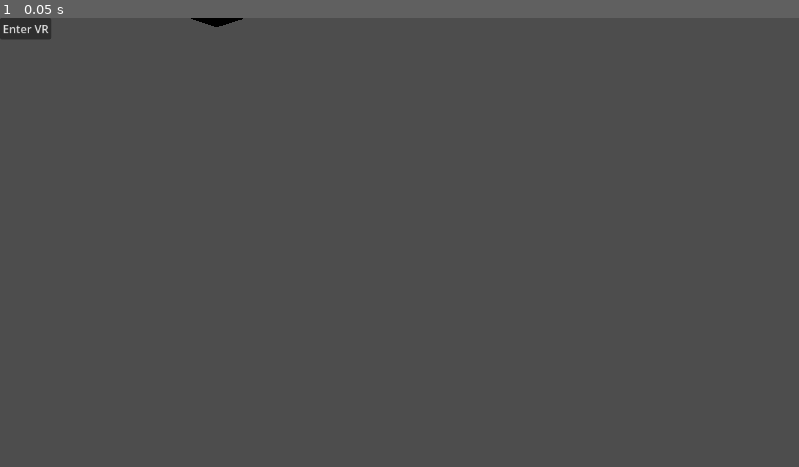
Above: before the commit, frame 1.
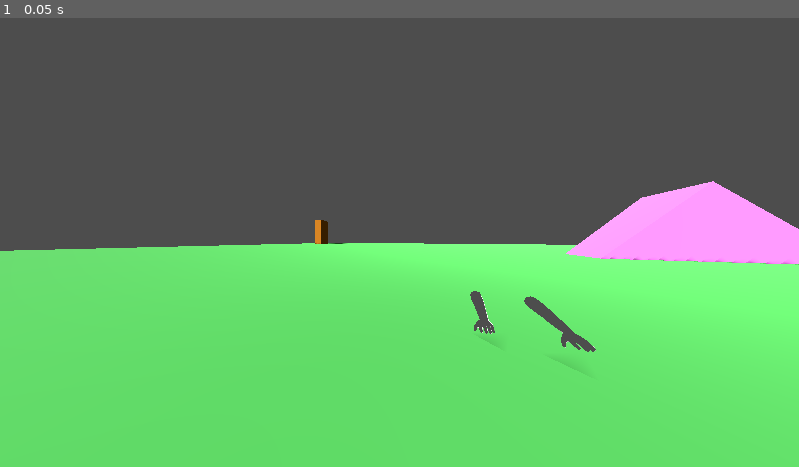
Above: after the commit, the same moment.

Repository: Michal1004/rwr
Game: Godot game, scene res://main.tscn
The game is run twice, just before and just after one commit, with the same random seed, the same clock (stepped at 60 frames per second) and the same inputs.
Inputs:
- Up to frame 1 (0.05 s): no input

The runs differ from the first frame. In frame 1, 52% of the frame differs, in the area x 0-100%, y 0-100%.

Commit message:
Ostateczna aktualizacja

Diff:
--- /dev/null
+++ b/project_files/main.gd
@@ -0,0 +1,114 @@
+extends Node3D
+
+var webxr_interface
+
+func _ready() -> void:
+	$CanvasLayer.visible = false
+	$CanvasLayer/Button.pressed.connect(self._on_button_pressed)
+
+	webxr_interface = XRServer.find_interface("WebXR")
+	if webxr_interface:
+	# WebXR uses a lot of asynchronous callbacks, so we connect to various
+	# signals in order to receive them.
+		webxr_interface.session_supported.connect(self._webxr_session_supported)
+		webxr_interface.session_started.connect(self._webxr_session_started)
+		webxr_interface.session_ended.connect(self._webxr_session_ended)
+		webxr_interface.session_failed.connect(self._webxr_session_failed)
+
+		webxr_interface.select.connect(self._webxr_on_select)
+		webxr_interface.selectstart.connect(self._webxr_on_select_start)
+		webxr_interface.selectend.connect(self._webxr_on_select_end)
+
+		webxr_interface.squeeze.connect(self._webxr_on_squeeze)
+		webxr_interface.squeezestart.connect(self._webxr_on_squeeze_start)
+		webxr_interface.squeezeend.connect(self._webxr_on_squeeze_end)
+
+	# This returns immediately - our _webxr_session_supported() method
+	# (which we connected to the "session_supported" signal above) will
+	# be called sometime later to let us know if it's supported or not.
+		webxr_interface.is_session_supported("immersive-vr")
+
+	$XROrigin3D/LeftController.button_pressed.connect(self._on_left_controller_button_pressed)
+	$XROrigin3D/LeftController.button_released.connect(self._on_left_controller_button_released)
+
+func _webxr_session_supported(session_mode: String, supported: bool) -> void:
+	if session_mode == 'immersive-vr':
+		if supported:
+			$CanvasLayer.visible = true
+		else:
+			OS.alert("Your browser doesn't support VR")
+
+func _on_button_pressed() -> void:
+  # We want an immersive VR session, as opposed to AR ('immersive-ar') or a
+  # simple 3DoF viewer ('viewer').
+	webxr_interface.session_mode = 'immersive-vr'
+  # 'bounded-floor' is room scale, 'local-floor' is a standing or sitting
+  # experience (it puts you 1.6m above the ground if you have 3DoF headset),
+  # whereas as 'local' puts you down at the ARVROrigin.
+  # This list means it'll first try to request 'bounded-floor', then
+  # fallback on 'local-floor' and ultimately 'local', if nothing else is
+  # supported.
+	webxr_interface.requested_reference_space_types = 'bounded-floor, local-floor, local'
+  # In order to use 'local-floor' or 'bounded-floor' we must also
+  # mark the features as required or optional.
+	webxr_interface.required_features = 'local-floor'
+	webxr_interface.optional_features = 'bounded-floor'
+
+  # This will return false if we're unable to even request the session,
+  # however, it can still fail asynchronously later in the process, so we
+  # only know if it's really succeeded or failed when our
+  # _webxr_session_started() or _webxr_session_failed() methods are called.
+	if not webxr_interface.initialize():
+		OS.alert("Failed to initialize WebXR")
+		return
+
+func _webxr_session_started() -> void:
+	$CanvasLayer.visible = false
+  # This tells Godot to start rendering to the headset.
+	get_viewport().use_xr = true
+  # This will be the reference space type you ultimately got, out of the
+  # types that you requested above. This is useful if you want the game to
+  # work a little differently in 'bounded-floor' versus 'local-floor'.
+	print ("Reference space type: " + webxr_interface.reference_space_type)
+
+func _webxr_session_ended() -> void:
+	$CanvasLayer.visible = true
+  # If the user exits immersive mode, then we tell Godot to render to the web
+  # page again.
+	get_viewport().use_xr = false
+
+func _webxr_session_failed(message: String) -> void:
+	OS.alert("Failed to initialize: " + message)
+
+func _on_left_controller_button_pressed(button: String) -> void:
+	print ("Button pressed: " + button)
+
+func _on_left_controller_button_released(button: String) -> void:
+	print ("Button release: " + button)
+
+func _process(_delta: float) -> void:
+	var thumbstick_vector: Vector2 = $XROrigin3D/LeftController.get_vector2("thumbstick")
+	if thumbstick_vector != Vector2.ZERO:
+		print ("Left thumbstick position: " + str(thumbstick_vector))
+
+func _webxr_on_select(input_source_id: int) -> void:
+	print("Select: " + str(input_source_id))
+
+	var tracker: XRPositionalTracker = webxr_interface.get_input_source_tracker(input_source_id)
+	var xform = tracker.get_pose('default').transform
+	print (xform.origin)
+
+func _webxr_on_select_start(input_source_id: int) -> void:
+	print("Select Start: " + str(input_source_id))
+
+func _webxr_on_select_end(input_source_id: int) -> void:
+	print("Select End: " + str(input_source_id))
+
+func _webxr_on_squeeze(input_source_id: int) -> void:
+	print("Squeeze: " + str(input_source_id))
+
+func _webxr_on_squeeze_start(input_source_id: int) -> void:
+	print("Squeeze Start: " + str(input_source_id))
+
+func _webxr_on_squeeze_end(input_source_id: int) -> void:
+	print("Squeeze End: " + str(input_source_id))
--- a/project_files/main.tscn
+++ b/project_files/main.tscn
@@ -1,50 +1,98 @@
 [gd_scene format=3 uid="uid://cqow47bch5ocs"]
 
 [ext_resource type="PackedScene" uid="uid://clsdopoafd6jf" path="res://assets/models/hand_left.glb" id="1_0xm2m"]
+[ext_resource type="Script" uid="uid://bempvqvskvxb7" path="res://main.gd" id="1_h2yge"]
 [ext_resource type="PackedScene" uid="uid://cnjofvw53ikdq" path="res://assets/models/hand_right.glb" id="2_h2yge"]
+[ext_resource type="Script" uid="uid://b17ls5wfo184d" path="res://xr_origin_3d.gd" id="2_lquwl"]
+[ext_resource type="Script" uid="uid://bfoj2cdymtbcs" path="res://right_controller.gd" id="3_1bvp3"]
 
-[sub_resource type="BoxMesh" id="BoxMesh_7dm0k"]
-size = Vector3(0.1, 0.1, 0.1)
-
-[sub_resource type="BoxMesh" id="BoxMesh_ig7tw"]
-size = Vector3(0.1, 0.1, 0.1)
+[sub_resource type="CylinderMesh" id="CylinderMesh_lquwl"]
+top_radius = 0.05
+bottom_radius = 0.05
+height = 0.1
 
 [sub_resource type="PlaneMesh" id="PlaneMesh_0xm2m"]
+
+[sub_resource type="StandardMaterial3D" id="StandardMaterial3D_h2yge"]
+albedo_color = Color(0.37965998, 0.8409344, 0.4058473, 1)
 
 [sub_resource type="BoxShape3D" id="BoxShape3D_0xm2m"]
 size = Vector3(20, 0.1, 9.925293)
 
-[node name="Node3D" type="Node3D" unique_id=1206672833]
+[sub_resource type="Environment" id="Environment_1bvp3"]
+
+[sub_resource type="StandardMaterial3D" id="StandardMaterial3D_lquwl"]
+albedo_color = Color(0.74383944, 0.4613731, 0.11082233, 1)
+
+[sub_resource type="BoxMesh" id="BoxMesh_7mycd"]
+size = Vector3(1, 3, 1)
+
+[sub_resource type="Skin" id="Skin_272bh"]
+
+[sub_resource type="PhysicsMaterial" id="PhysicsMaterial_5vw27"]
+
+[sub_resource type="BoxShape3D" id="BoxShape3D_kek77"]
+
+[sub_resource type="CylinderMesh" id="CylinderMesh_4c57u"]
+bottom_radius = 8.719
+height = 11.588
+
+[sub_resource type="StandardMaterial3D" id="StandardMaterial3D_efxa6"]
+albedo_color = Color(0.7647583, 0.256162, 0.013811793, 1)
+
+[sub_resource type="CylinderShape3D" id="CylinderShape3D_dg77c"]
+
+[sub_resource type="StandardMaterial3D" id="StandardMaterial3D_ycdy4"]
+albedo_color = Color(1, 0.53074455, 0.9859206, 1)
+
+[sub_resource type="PrismMesh" id="PrismMesh_w48qg"]
+size = Vector3(5, 2.5, 1.5)
+
+[sub_resource type="HeightMapShape3D" id="HeightMapShape3D_vivmo"]
+
+[sub_resource type="StandardMaterial3D" id="StandardMaterial3D_2cqfq"]
+albedo_color = Color(0.6313726, 0.3254902, 0.039215688, 1)
+
+[sub_resource type="TubeTrailMesh" id="TubeTrailMesh_yaehf"]
+radius = 1.895
+
+[sub_resource type="CapsuleShape3D" id="CapsuleShape3D_074og"]
+
+[node name="main" type="Node3D" unique_id=1206672833]
+script = ExtResource("1_h2yge")
 
 [node name="XROrigin3D" type="XROrigin3D" parent="." unique_id=1095657731]
+script = ExtResource("2_lquwl")
 
 [node name="XRCamera3D" type="XRCamera3D" parent="XROrigin3D" unique_id=1545483951]
-transform = Transform3D(1, 0, 0, 0, 1, 0, 0, 0, 1, 0.017983317, -0.12181568, 0.06600666)
+transform = Transform3D(0.9396927, -0.0059690746, 0.34196803, 0, 0.9998477, 0.017452406, -0.34202015, -0.016399898, 0.9395495, -0.45837528, 0.5, 0.8954394)
+fov = 109.19813
 
 [node name="LeftController" type="XRController3D" parent="XROrigin3D" unique_id=334753170]
 transform = Transform3D(1, 0, 0, 0, 1, 0, 0, 0, 1, -0.213, 0, 0)
 tracker = &"left_hand"
 
-[node name="MeshInstance3D" type="MeshInstance3D" parent="XROrigin3D/LeftController" unique_id=1496738026]
-mesh = SubResource("BoxMesh_7dm0k")
-
 [node name="Node3D HandLeftRoot" type="Node3D" parent="XROrigin3D/LeftController" unique_id=1611050035]
 
 [node name="hand_left" parent="XROrigin3D/LeftController/Node3D HandLeftRoot" unique_id=735399360 instance=ExtResource("1_0xm2m")]
-transform = Transform3D(0.5, 0, 0, 0, 0.5, 0, 0, 0, 0.5, -0.292, 0, 0)
+transform = Transform3D(0.3, 0, 0, 0, 0.3, 0, 0, 0, 0.3, 0, 0, 0)
 
 [node name="RightController" type="XRController3D" parent="XROrigin3D" unique_id=1445229272]
 transform = Transform3D(1, 0, 0, 0, 1, 0, 0, 0, 1, -0.5, 0, 0)
 tracker = &"right_hand"
-
-[node name="MeshInstance3D" type="MeshInstance3D" parent="XROrigin3D/RightController" unique_id=314137826]
-transform = Transform3D(1, 0, 0, 0, 1, 0, 0, 0, 1, 0.041, 0, 0)
-mesh = SubResource("BoxMesh_ig7tw")
+script = ExtResource("3_1bvp3")
 
 [node name="Node3D HandRightRoot" type="Node3D" parent="XROrigin3D/RightController" unique_id=140452139]
 
 [node name="hand_right" parent="XROrigin3D/RightController/Node3D HandRightRoot" unique_id=822245146 instance=ExtResource("2_h2yge")]
-transform = Transform3D(0.5, 0, 0, 0, 0.5, 0, 0, 0, 0.5, -0.49, 0, 0)
+transform = Transform3D(0.3, 0, 0, 0, 0.3, 0, 0, 0, 0.3, 0, 0, 0)
+
+[node name="TeleportRay" type="RayCast3D" parent="XROrigin3D/RightController" unique_id=360056010]
+target_position = Vector3(0, 0, -10)
+
+[node name="TeleportMarker" type="MeshInstance3D" parent="XROrigin3D/RightController" unique_id=1626452756]
+visible = false
+mesh = SubResource("CylinderMesh_lquwl")
 
 [node name="CanvasLayer" type="CanvasLayer" parent="." unique_id=225138735]
 
@@ -56,11 +104,62 @@
 [node name="Node3D Level" type="Node3D" parent="." unique_id=1035724941]
 
 [node name="MeshInstance3D" type="MeshInstance3D" parent="Node3D Level" unique_id=261712628]
-transform = Transform3D(20, 0, 0, 0, 20, 0, 0, 0, 20, 0.0013117194, -0.0050081015, 0.0024009943)
+transform = Transform3D(20, 0, 0, 0, 20, 0, 0, 0, 20, 0.0013117194, -0.0050081015, -0.22108608)
 mesh = SubResource("PlaneMesh_0xm2m")
+surface_material_override/0 = SubResource("StandardMaterial3D_h2yge")
 
 [node name="StaticBody3D" type="StaticBody3D" parent="Node3D Level/MeshInstance3D" unique_id=1153829320]
 
 [node name="CollisionShape3D" type="CollisionShape3D" parent="Node3D Level/MeshInstance3D/StaticBody3D" unique_id=621276721]
 transform = Transform3D(20, 0, 0, 0, 20, 0, 0, 0, 20, 0, 0, -100.74707)
 shape = SubResource("BoxShape3D_0xm2m")
+
+[node name="DirectionalLight3D" type="DirectionalLight3D" parent="Node3D Level" unique_id=999158876]
+transform = Transform3D(0.79689276, -0.2609027, -0.54487765, 0.5448777, 0.6999261, 0.46174866, 0.26090258, -0.66485584, 0.69992614, 1.0324235, 11.636528, -3.9324799)
+shadow_enabled = true
+
+[node name="WorldEnvironment" type="WorldEnvironment" parent="Node3D Level" unique_id=1711563963]
+environment = SubResource("Environment_1bvp3")
+
+[node name="Przeszkoda1" type="MeshInstance3D" parent="Node3D Level" unique_id=86056413]
+transform = Transform3D(1, 0, 0, 0, 1, 0, 0, 0, 1, -16.77619, 1.4240935, -14.846069)
+material_overlay = SubResource("StandardMaterial3D_lquwl")
+mesh = SubResource("BoxMesh_7mycd")
+skin = SubResource("Skin_272bh")
+
+[node name="StaticBody3D" type="StaticBody3D" parent="Node3D Level/Przeszkoda1" unique_id=1068722064]
+physics_material_override = SubResource("PhysicsMaterial_5vw27")
+
+[node name="CollisionShape3D" type="CollisionShape3D" parent="Node3D Level/Przeszkoda1/StaticBody3D" unique_id=1840551016]
+shape = SubResource("BoxShape3D_kek77")
+debug_color = Color(0.9166525, 0.21760923, 0.4809224, 0.41960785)
+
+[node name="Gora" type="MeshInstance3D" parent="Node3D Level" unique_id=1406018392]
+transform = Transform3D(1, 0, 0, 0, 1, 0, 0, 0, 1, 11.159884, 5.7090425, 10.773001)
+mesh = SubResource("CylinderMesh_4c57u")
+surface_material_override/0 = SubResource("StandardMaterial3D_efxa6")
+
+[node name="StaticBody3D" type="StaticBody3D" parent="Node3D Level/Gora" unique_id=610441078]
+
+[node name="CollisionShape3D" type="CollisionShape3D" parent="Node3D Level/Gora/StaticBody3D" unique_id=48092768]
+shape = SubResource("CylinderShape3D_dg77c")
+
+[node name="Rownia_pochyla" type="MeshInstance3D" parent="Node3D Level" unique_id=1904883872]
+transform = Transform3D(1, 0, 0, 0, 1, 0, 0, 0, 1, 4.96095, 0.5706017, -5.6896577)
+material_override = SubResource("StandardMaterial3D_ycdy4")
+mesh = SubResource("PrismMesh_w48qg")
+
+[node name="StaticBody3D" type="StaticBody3D" parent="Node3D Level/Rownia_pochyla" unique_id=1243164986]
+
+[node name="CollisionShape3D" type="CollisionShape3D" parent="Node3D Level/Rownia_pochyla/StaticBody3D" unique_id=1440507338]
+shape = SubResource("HeightMapShape3D_vivmo")
+
+[node name="Plyta" type="MeshInstance3D" parent="Node3D Level" unique_id=483884657]
+transform = Transform3D(1, 0, 0, 0, 1, 0, 0, 0, 1, -9.543814, 0.18176007, 3.472496)
+material_override = SubResource("StandardMaterial3D_2cqfq")
+mesh = SubResource("TubeTrailMesh_yaehf")
+
+[node name="StaticBody3D" type="StaticBody3D" parent="Node3D Level/Plyta" unique_id=258240915]
+
+[node name="CollisionShape3D" type="CollisionShape3D" parent="Node3D Level/Plyta/StaticBody3D" unique_id=1563946112]
+shape = SubResource("CapsuleShape3D_074og")
--- /dev/null
+++ b/project_files/right_controller.gd
@@ -0,0 +1,30 @@
+extends XRController3D
+
+@onready var ray: RayCast3D = $TeleportRay
+@onready var marker: MeshInstance3D = $TeleportMarker
+var xr_origin: XROrigin3D
+var xr_camera: XRCamera3D
+
+func _ready() -> void:
+	xr_origin = get_parent() as XROrigin3D
+	xr_camera = xr_origin.get_node("XRCamera3D") as XRCamera3D
+	marker.visible = false
+
+func _process(_delta: float) -> void:
+	if ray.is_colliding():
+		marker.global_transform.origin = ray.get_collision_point()
+		marker.visible = true
+	else:
+		marker.visible = false
+
+func teleport_now() -> void:
+	if not ray.is_colliding():
+		return
+	var target: Vector3 = ray.get_collision_point()
+
+	var origin_tf := xr_origin.global_transform
+	var cam_tf := xr_camera.global_transform
+	var cam_offset := cam_tf.origin - origin_tf.origin
+
+	origin_tf.origin = target - cam_offset
+	xr_origin.global_transform = origin_tf
--- /dev/null
+++ b/project_files/xr_origin_3d.gd
@@ -0,0 +1,21 @@
+extends XROrigin3D
+
+@export var move_speed: float = 2.5
+@export var deadzone: float = 0.15
+@onready var xr_camera: XRCamera3D = $XRCamera3D
+@onready var left_ctrl: XRController3D = $LeftController
+
+func _physics_process(delta: float) -> void:
+	var dir := Vector3.ZERO
+
+	var fwd := -xr_camera.global_transform.basis.z
+	var right := xr_camera.global_transform.basis.x
+
+	var v: Vector2 = left_ctrl.get_vector2("thumbstick")
+	if v.length() < deadzone:
+		v = Vector2.ZERO
+
+	dir += fwd * (-v.y) + right * (v.x)
+
+	if dir.length() > 0.0:
+		global_translate(dir.normalized() * move_speed * delta)
Not shown, changed: project_files/export_presets.cfg
Not shown, added: project_files/main.gd.uid
Not shown, added: project_files/right_controller.gd.uid
Not shown, added: project_files/xr_origin_3d.gd.uid
Not shown, changed: docs/index.html
Not shown, changed: docs/index.pck
